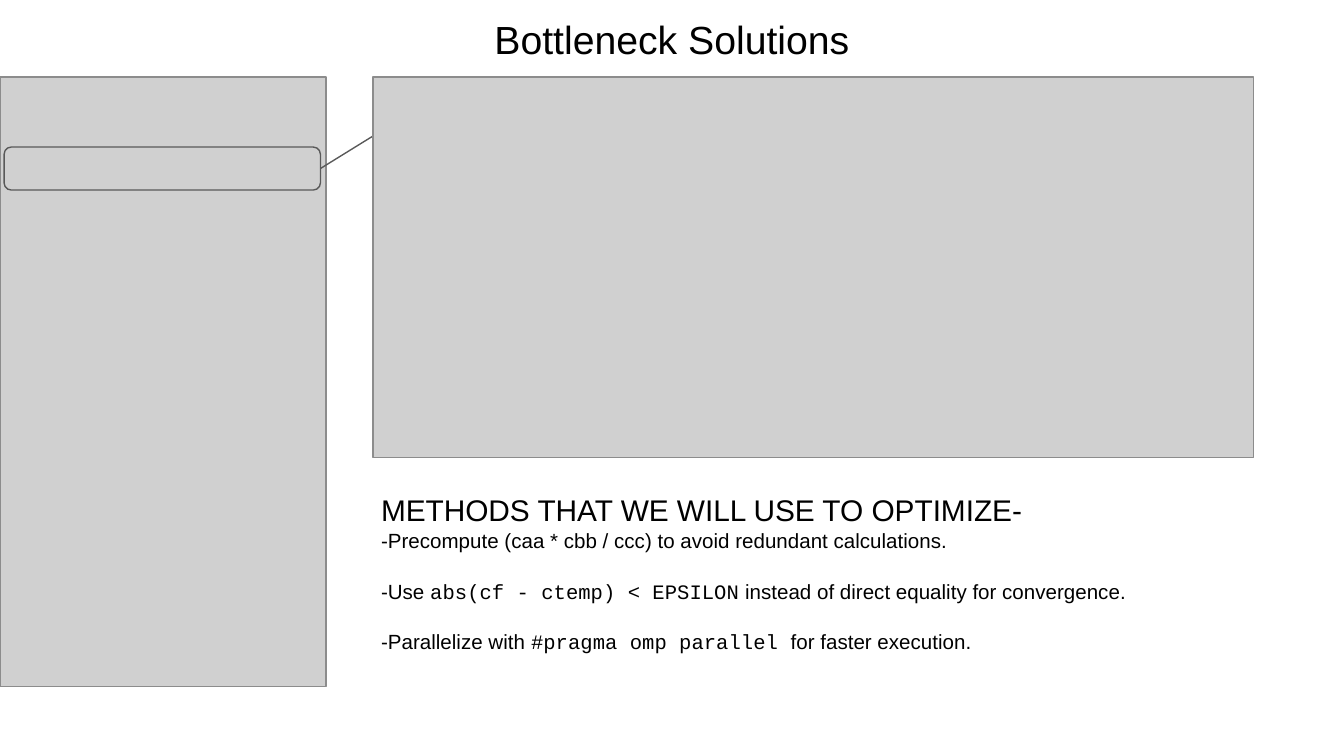
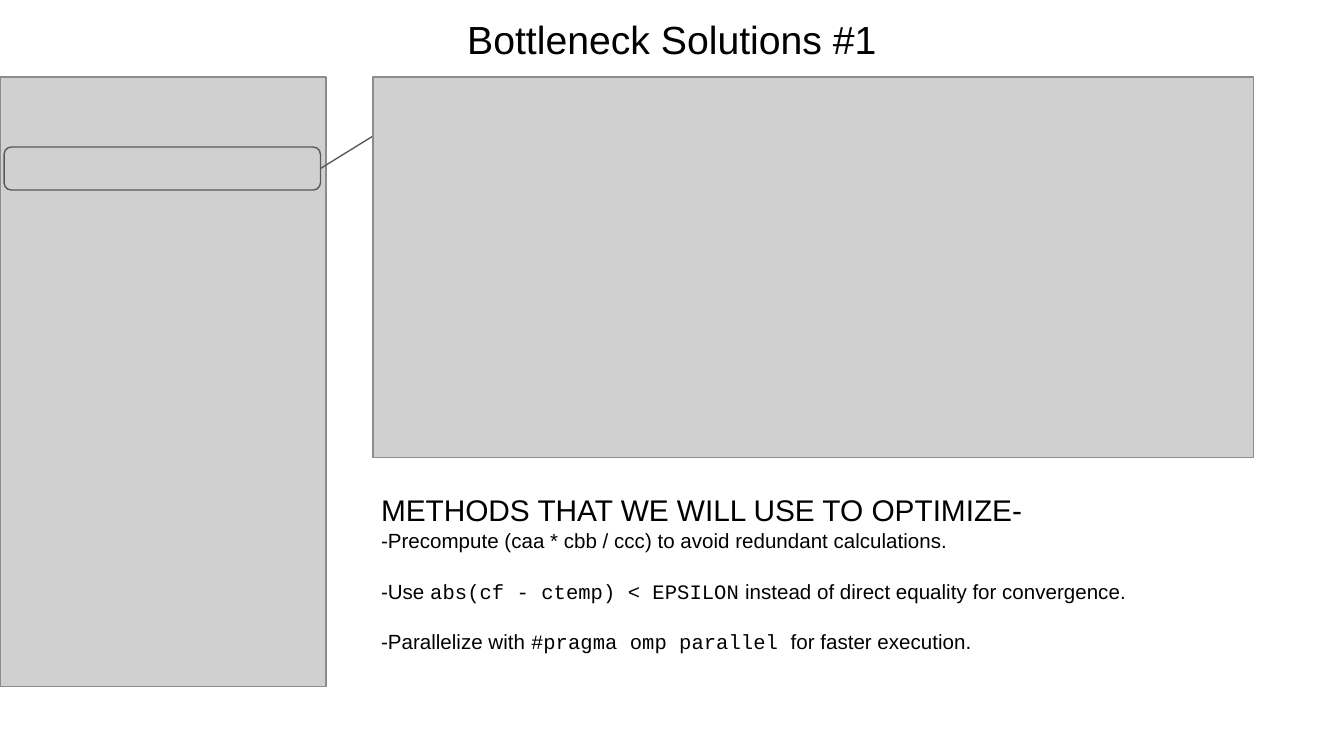
Before and after one commit to LISEcute/Etacha, a slide deck: slide 3 of _Test/BottleneckOptimization.pptx. Drawn at 1344x756 pixels with LibreOffice and Linux fonts; fonts in the diff are those of the drawing; grey boxes stand for pictures; background and template pictures are left out. Boxes give left, top, right and bottom in pixels: in the first picture for what was removed or moved away, otherwise in the second. Text is boxed around its words. In the diff, an @@ line names an element or a change of style, - is before the commit and + after.

Commit message:
Presentation Update

```diff
--- a/_Test/BottleneckOptimization.pptx
+++ b/_Test/BottleneckOptimization.pptx
@@ title at (467,25,877,55): text changed @@
-Bottleneck Solutions
+Bottleneck Solutions #1
```
Also in this commit, not shown: 1 slide added.
